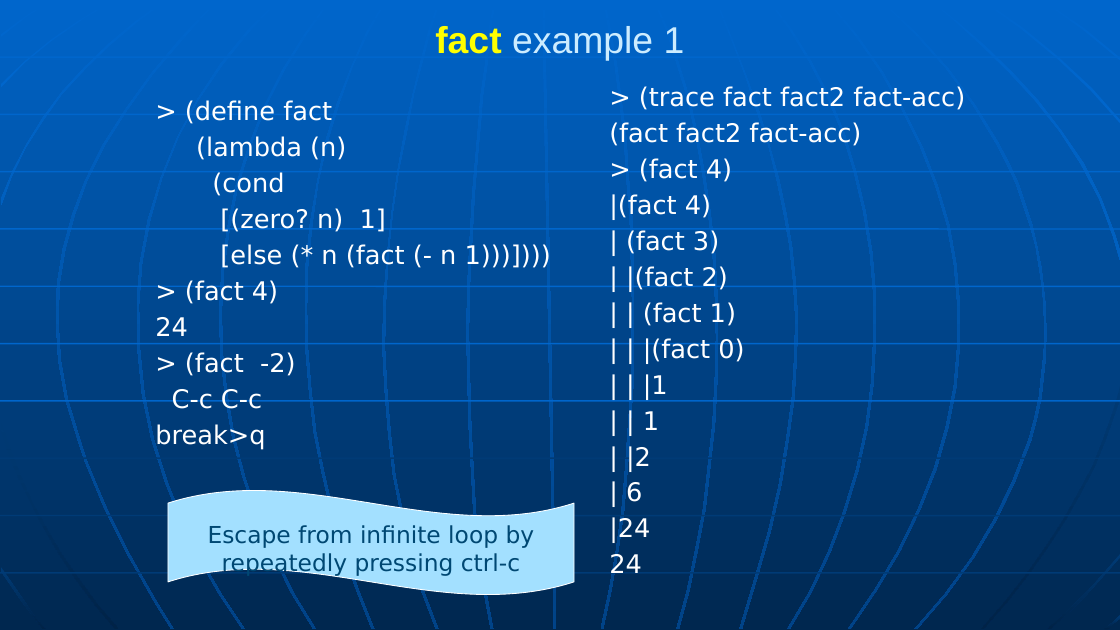
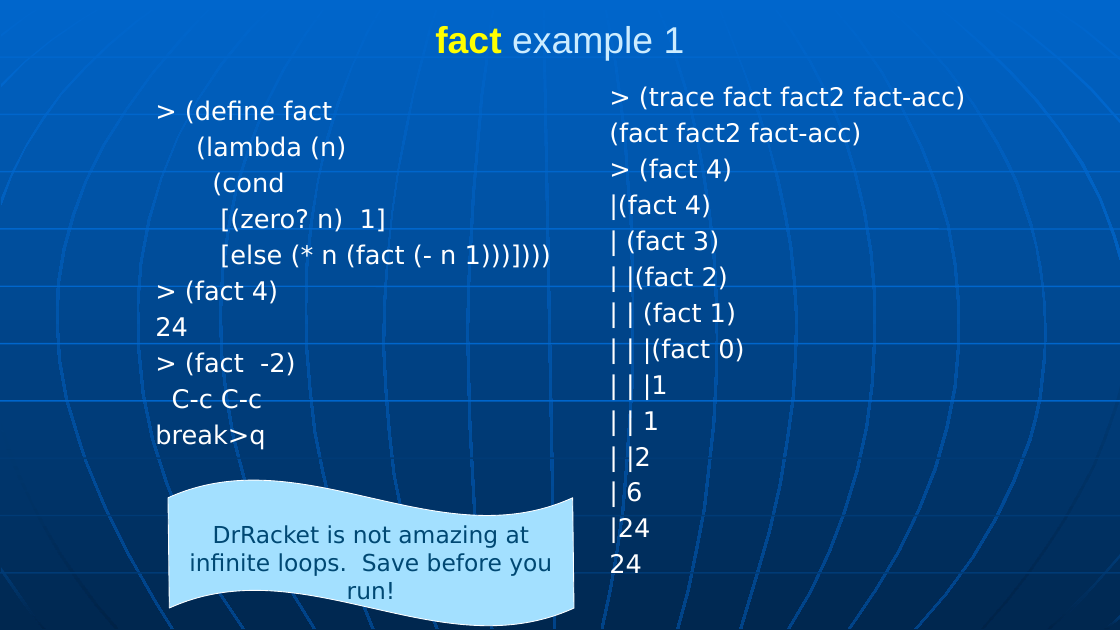
Before and after one commit to RHIT-CSSE/csse304, a slide deck: slide 12 of ClassMaterials/CourseIntro/CWA-intro.pptx (slide 13 before the commit). Drawn at 1120x630 pixels with LibreOffice and Linux fonts; fonts in the diff are those of the drawing. Boxes give left, top, right and bottom in pixels: in the first picture for what was removed or moved away, otherwise in the second. Text is boxed around its words. In the diff, an @@ line names an element or a change of style, - is before the commit and + after.

```diff
--- a/ClassMaterials/CourseIntro/CWA-intro.pptx
+++ b/ClassMaterials/CourseIntro/CWA-intro.pptx
@@ wave "DrRacket is not amazing at ...": place and size @@
-wave "DrRacket is not amazing at ..." at (168, 490, 574, 595)
+wave "DrRacket is not amazing at ..." at (168, 480, 574, 627)
@@ wave "DrRacket is not amazing at ..." at (168, 480, 574, 627): proportions changed @@
@@ text in wave at (189, 525, 552, 605): text changed @@
-Escape from infinite loop by repeatedly pressing ctrl-c
+DrRacket is not amazing at infinite loops. Save before you run!
```
Also in this commit, not shown: 2 other slides changed, 1 slide removed, 2 other files.
